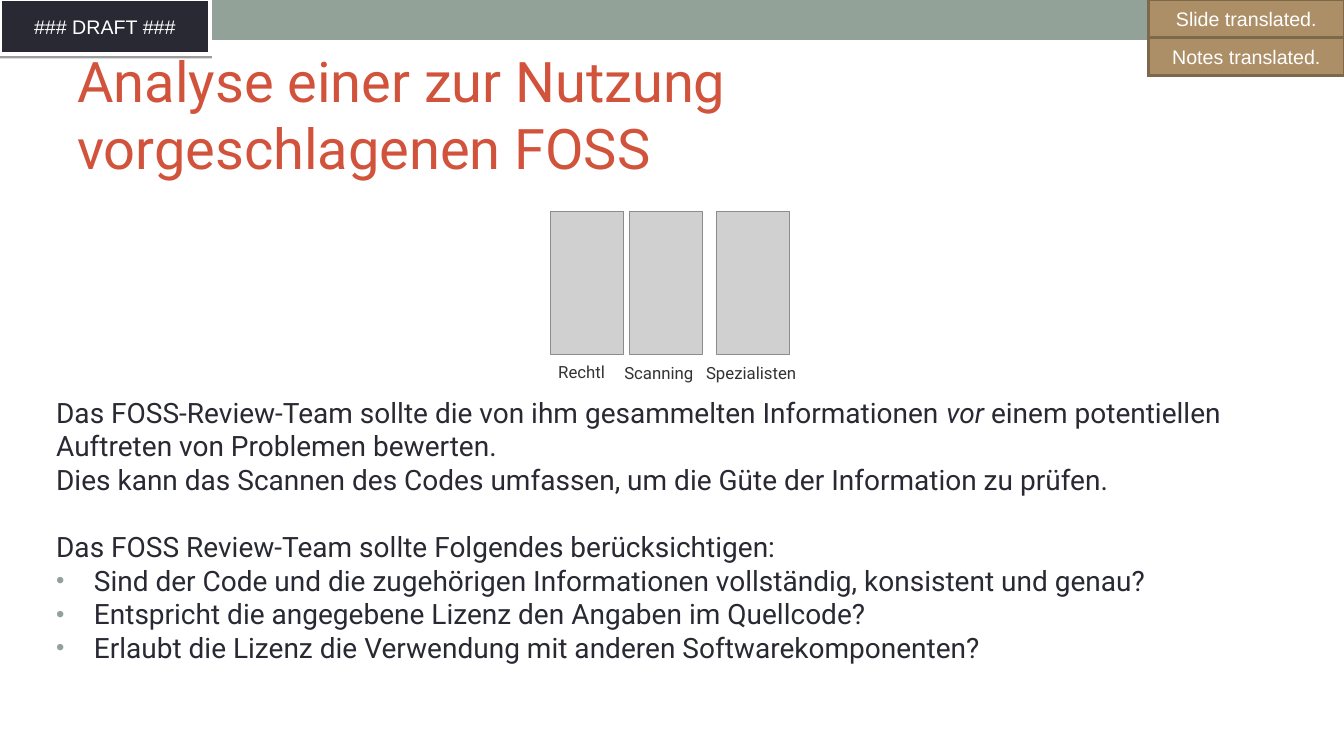
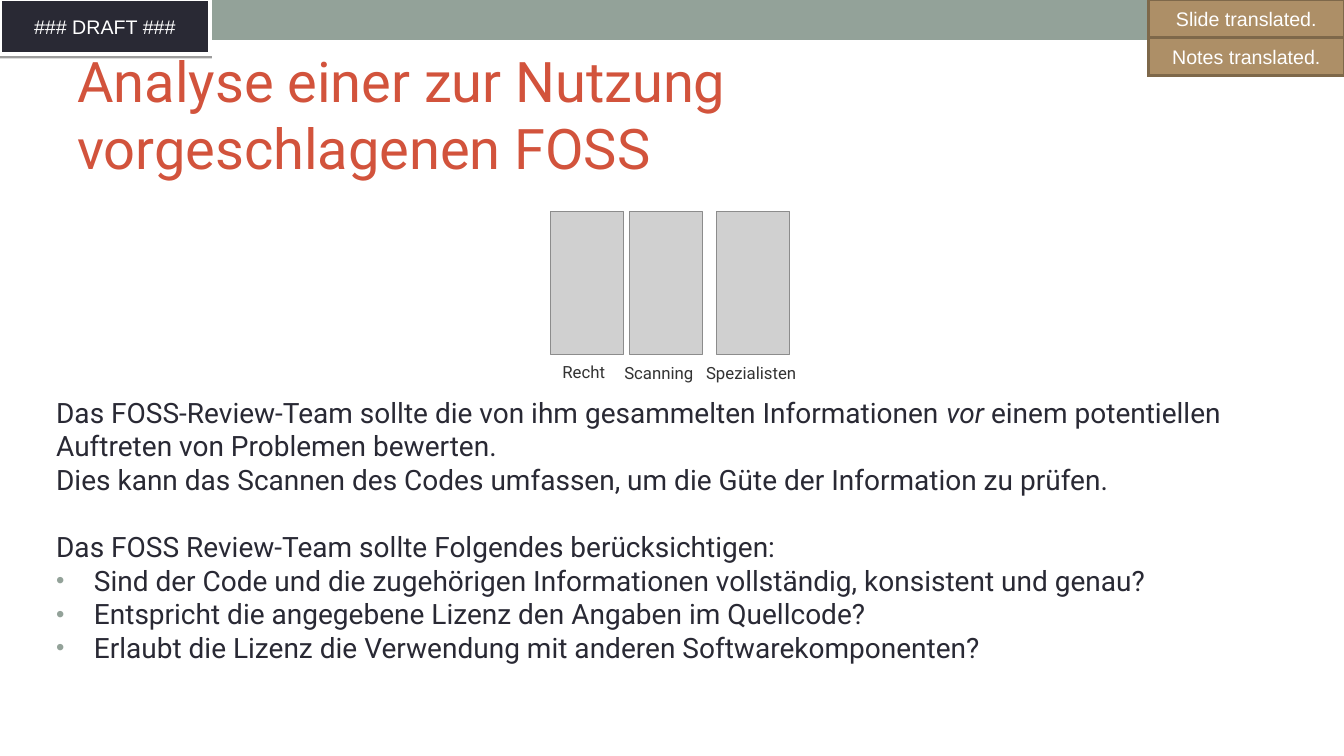
Before and after one commit to SThanheiser/curriculum, a slide deck: slide 49 of translation-DE/slides/DFT_openchain-curriculum-for-1-1_GER.odp. Drawn at 1344x756 pixels with LibreOffice and Linux fonts; fonts in the diff are those of the drawing; grey boxes stand for pictures; background and template pictures are left out. Boxes give left, top, right and bottom in pixels: in the first picture for what was removed or moved away, otherwise in the second. Text is boxed around its words. In the diff, an @@ line names an element or a change of style, - is before the commit and + after.

```diff
--- a/translation-DE/slides/DFT_openchain-curriculum-for-1-1_GER.odp
+++ b/translation-DE/slides/DFT_openchain-curriculum-for-1-1_GER.odp
@@ text at (562, 365, 605, 378): text changed @@
-Rechtl
+Recht
```
Also in this commit, not shown: 15 other slides changed, 6 slides added, 6 slides removed, 1 other file.
